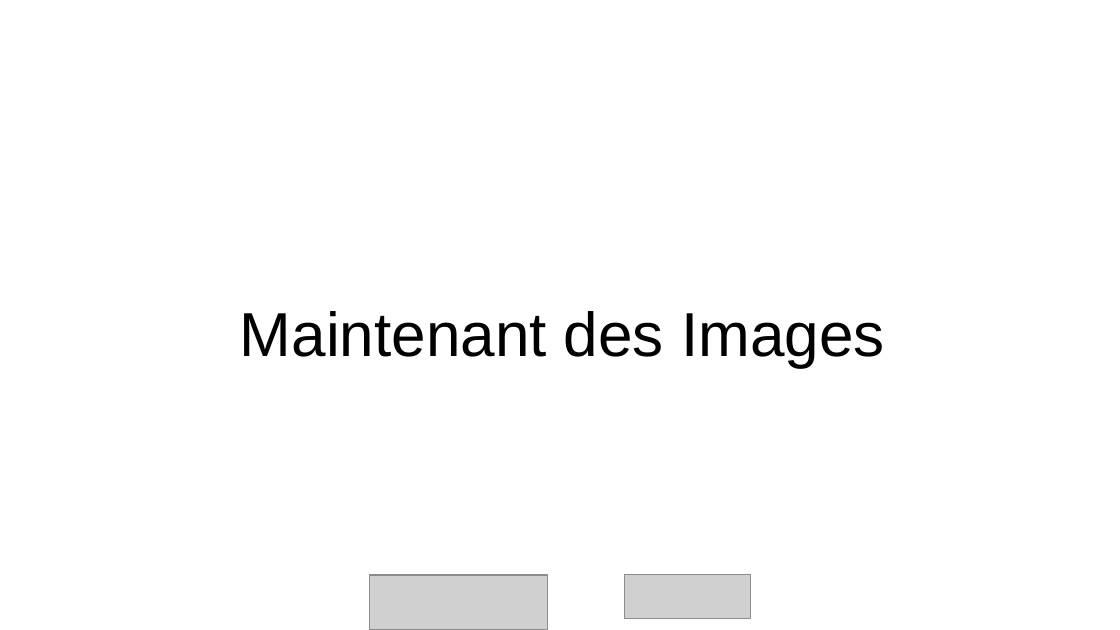
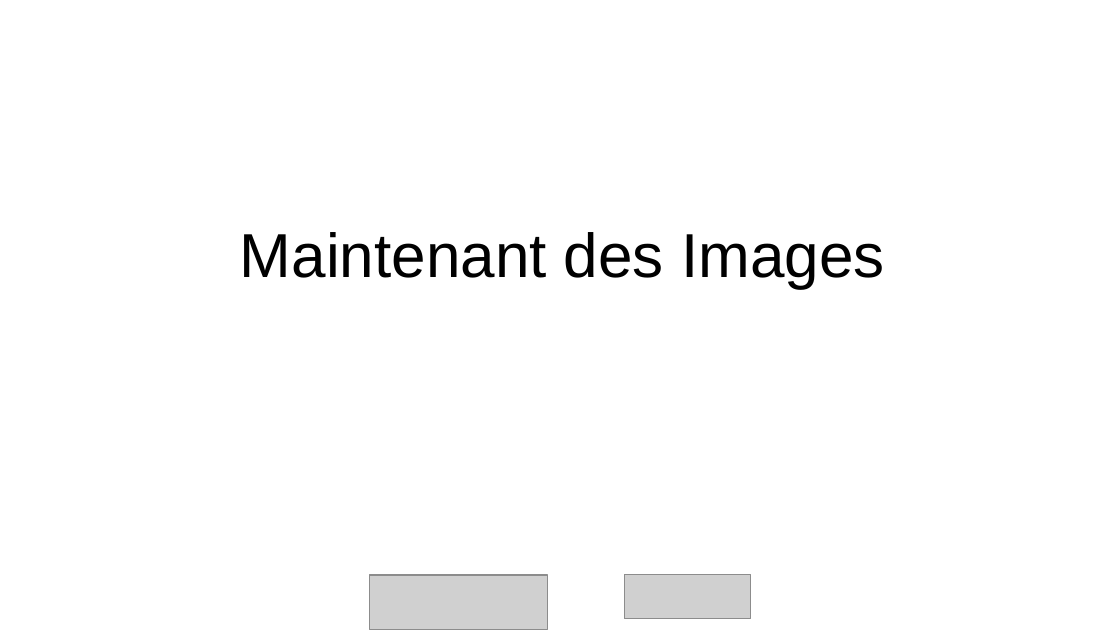
Before and after one commit to Romain-Brg/NN_scheduler_5G, a slide deck: slide 16 of educational_materials/cours_NN.odp. Drawn at 1120x630 pixels with LibreOffice and Linux fonts; fonts in the diff are those of the drawing; grey boxes stand for pictures. Boxes give left, top, right and bottom in pixels: in the first picture for what was removed or moved away, otherwise in the second. Text is boxed around its words. In the diff, an @@ line names an element or a change of style, - is before the commit and + after.

```diff
--- a/educational_materials/cours_NN.odp
+++ b/educational_materials/cours_NN.odp
@@ title "Maintenant des Images" moved from (x1=240, y1=311, x2=884, y2=368) to (x1=240, y1=232, x2=884, y2=288) @@
```
Also in this commit, not shown: 1 other slide changed, 1 other file.
